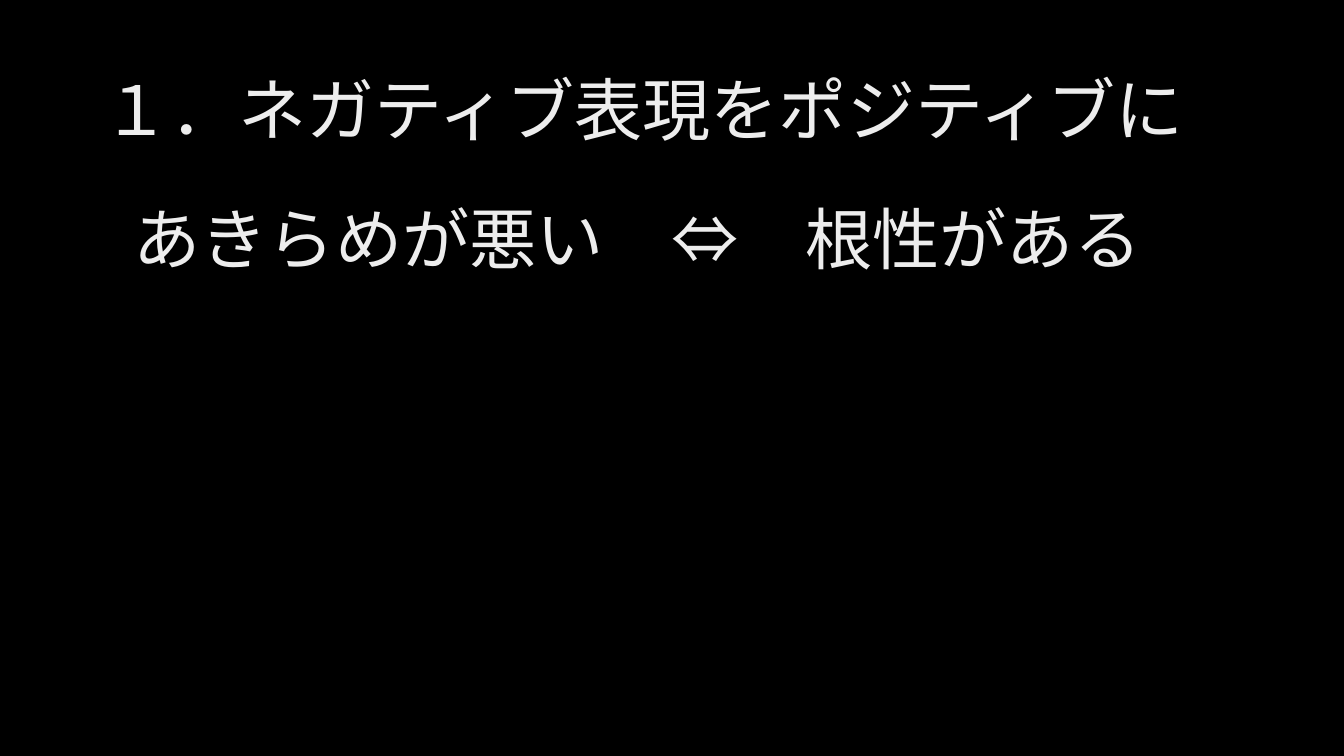
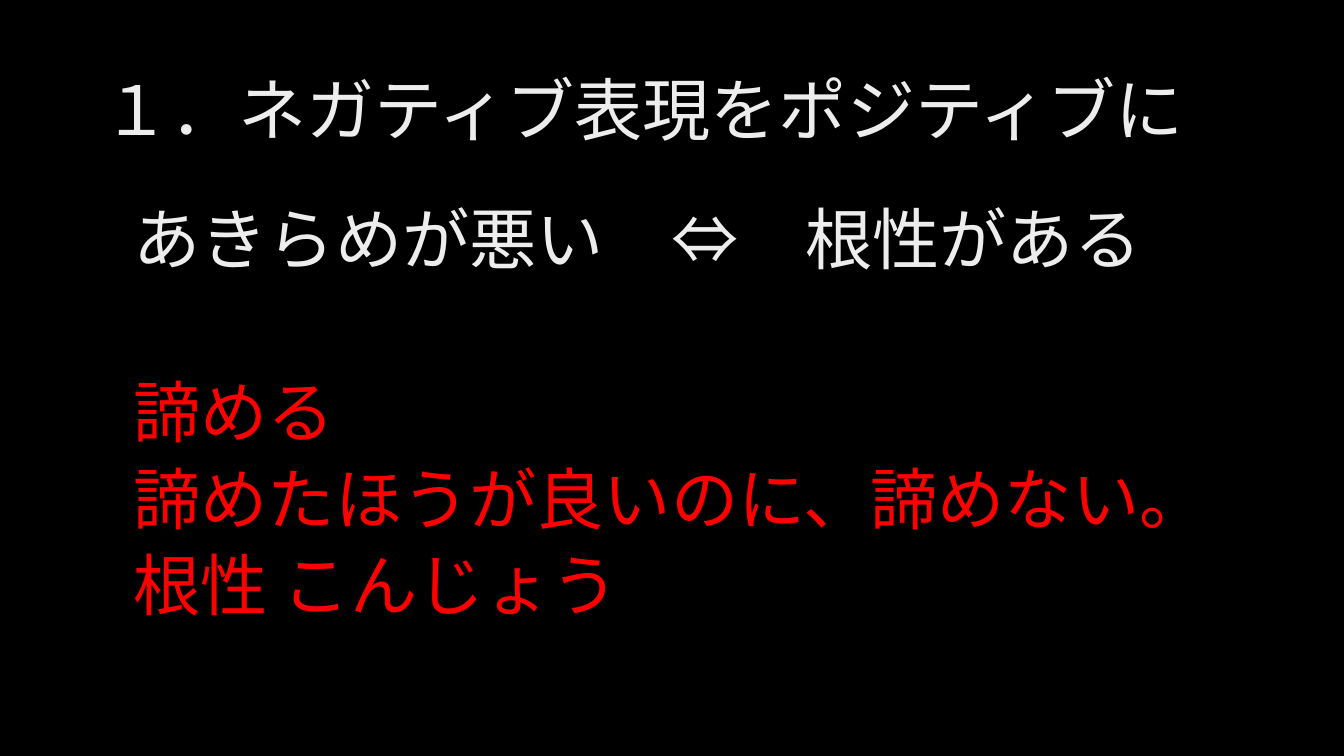
Before and after one commit to ljsdl/kmusubi, a slide deck: slide 12 of docs/999_学习资料汇总/実用日本語_20220514.pptx. Drawn at 1344x756 pixels with LibreOffice and Linux fonts; fonts in the diff are those of the drawing; background and template pictures are left out. Boxes give left, top, right and bottom in pixels: in the first picture for what was removed or moved away, otherwise in the second. Text is boxed around its words. In the diff, an @@ line names an element or a change of style, - is before the commit and + after.

```diff
--- a/docs/999_学习资料汇总/実用日本語_20220514.pptx
+++ b/docs/999_学习资料汇总/実用日本語_20220514.pptx
@@ text at box(134, 380, 1207, 616): paragraphs added @@
+諦める
+諦めたほうが良いのに、諦めない。
+根性 こんじょう
```
Also in this commit, not shown: 8 other slides changed.
